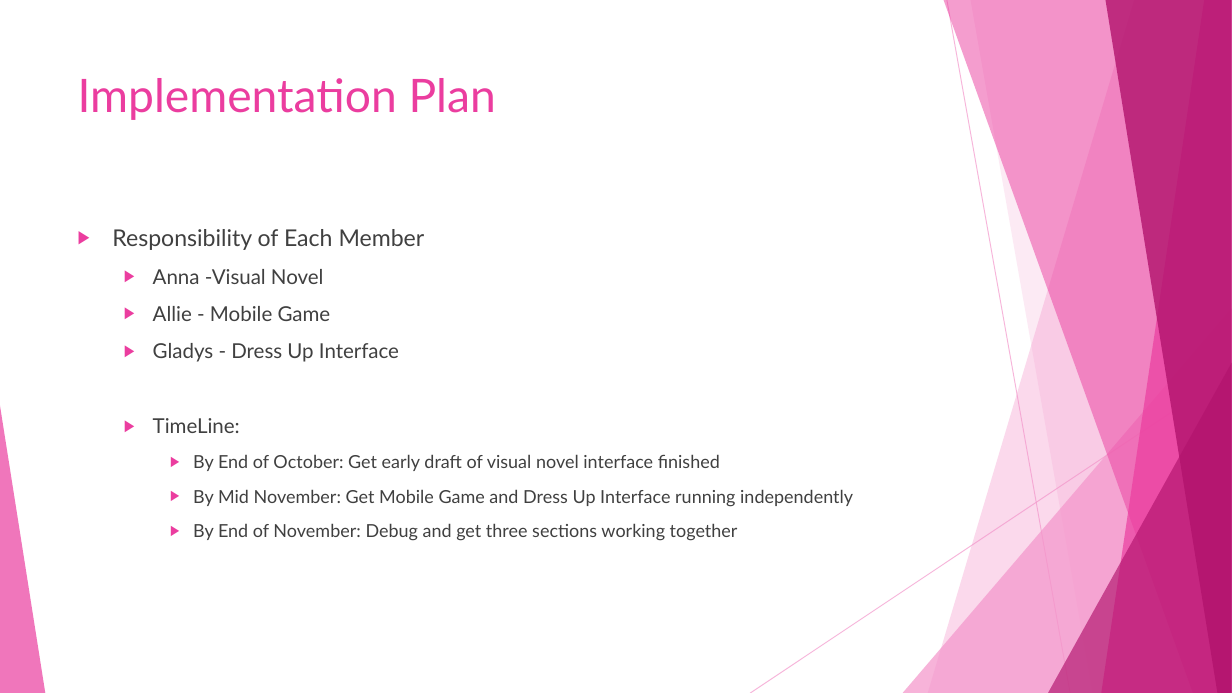
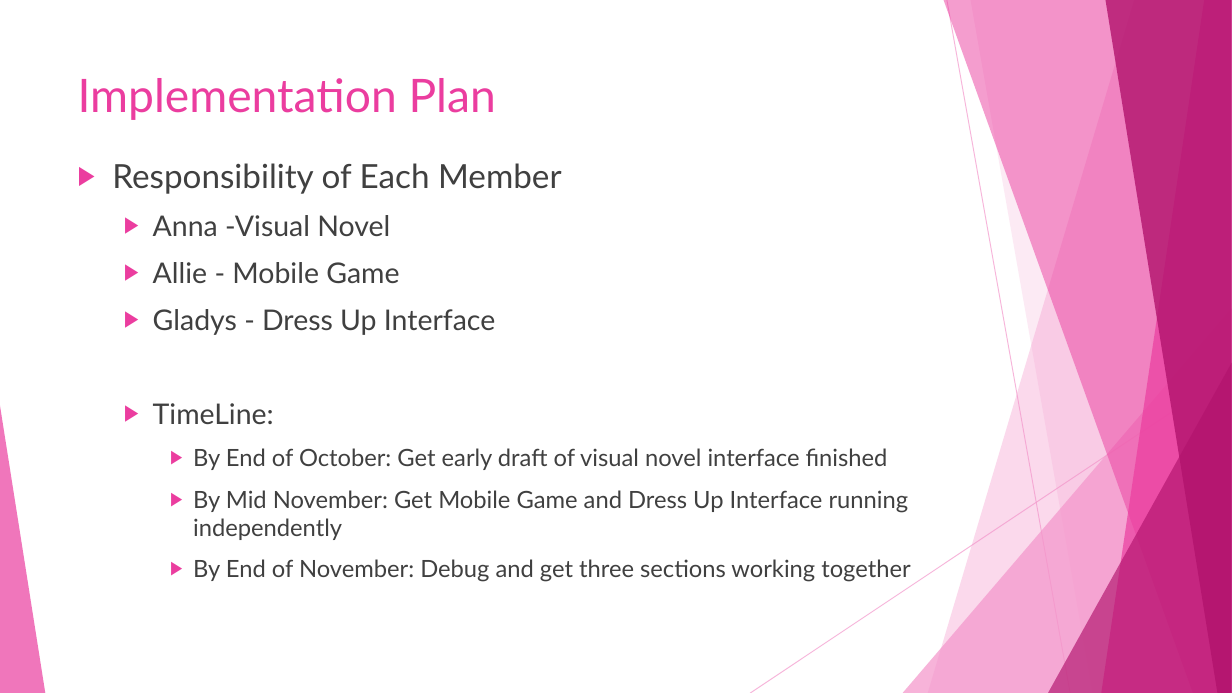
Before and after one commit to alexandraburress/488GroupProject, a slide deck: slide 14 of SchoolReport/Mobile Wizard Dress-Up Game.pptx. Drawn at 1232x693 pixels with LibreOffice and Linux fonts; fonts in the diff are those of the drawing. Boxes give left, top, right and bottom in pixels: in the first picture for what was removed or moved away, otherwise in the second. Text is boxed around its words. In the diff, an @@ line names an element or a change of style, - is before the commit and + after.

```diff
--- a/SchoolReport/Mobile Wizard Dress-Up Game.pptx
+++ b/SchoolReport/Mobile Wizard Dress-Up Game.pptx
@@ text "Responsibility of Each Member": place and size @@
-text "Responsibility of Each Member" at [112,229,853,541]
+text "Responsibility of Each Member" at [112,163,910,582]
@@ text "Responsibility of Each Member" at [112,163,910,582]: size 18 to 25.9 pt in "Responsibility of Each Member"; size 16 to 22.2 pt in "Anna -Visual Novel", "Allie - Mobile Game", "Gladys - Dress Up Interface", "TimeLine:"; size 14 to 18.5 pt in "By End of October: Get early draft ...", "By Mid November: Get Mobile Game and ...", "By End of November: Debug and get ..." @@
```
Also in this commit, not shown: 12 other slides changed, 1 other file.
